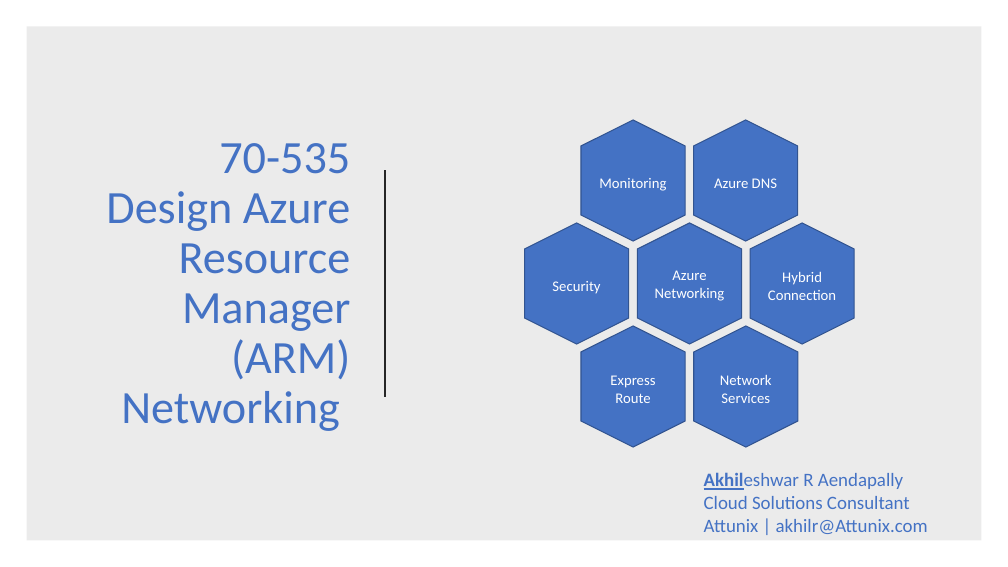
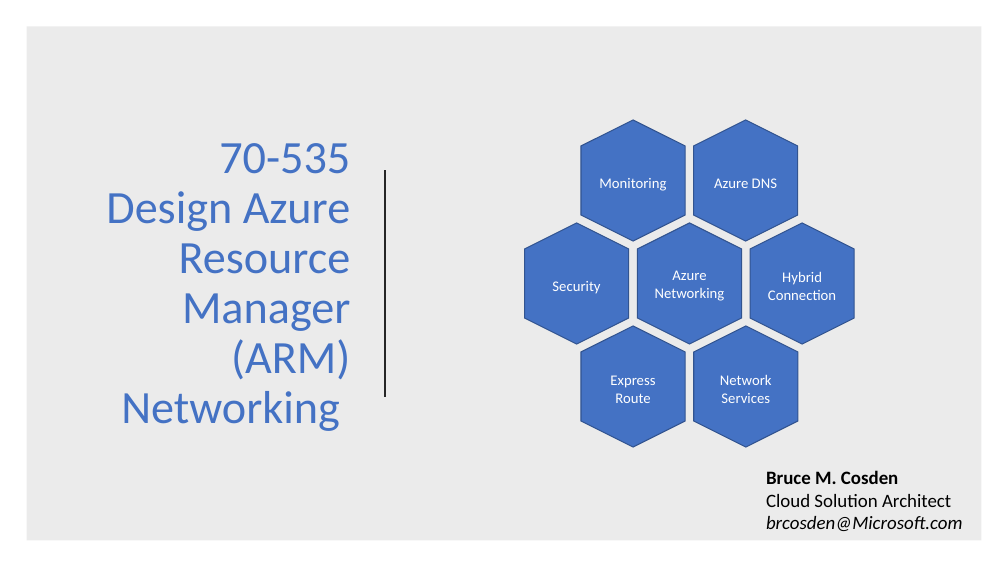
Before and after one commit to guruskill/70-535, a slide deck: slide 1 of Presentations/70-535-Design-Azure-Resource-Manager-ARM-Networking.pptx. Drawn at 1008x567 pixels with LibreOffice and Linux fonts; fonts in the diff are those of the drawing. Boxes give left, top, right and bottom in pixels: in the first picture for what was removed or moved away, otherwise in the second. Text is boxed around its words. In the diff, an @@ line names an element or a change of style, - is before the commit and + after.

```diff
--- a/Presentations/70-535-Design-Azure-Resource-Manager-ARM-Networking.pptx
+++ b/Presentations/70-535-Design-Azure-Resource-Manager-ARM-Networking.pptx
@@ text at (766,470,962,531): text changed; text colour #4472C4 to #000000 @@
-Akhileshwar R Aendapally
-Cloud Solutions Consultant
-Attunix | akhilr@Attunix.com
+Bruce M. Cosden
+Cloud Solution Architect
+brcosden@Microsoft.com
```
Also in this commit, not shown: 2 other slides changed, 7 slides added, 1 slide removed, 1 other file.
